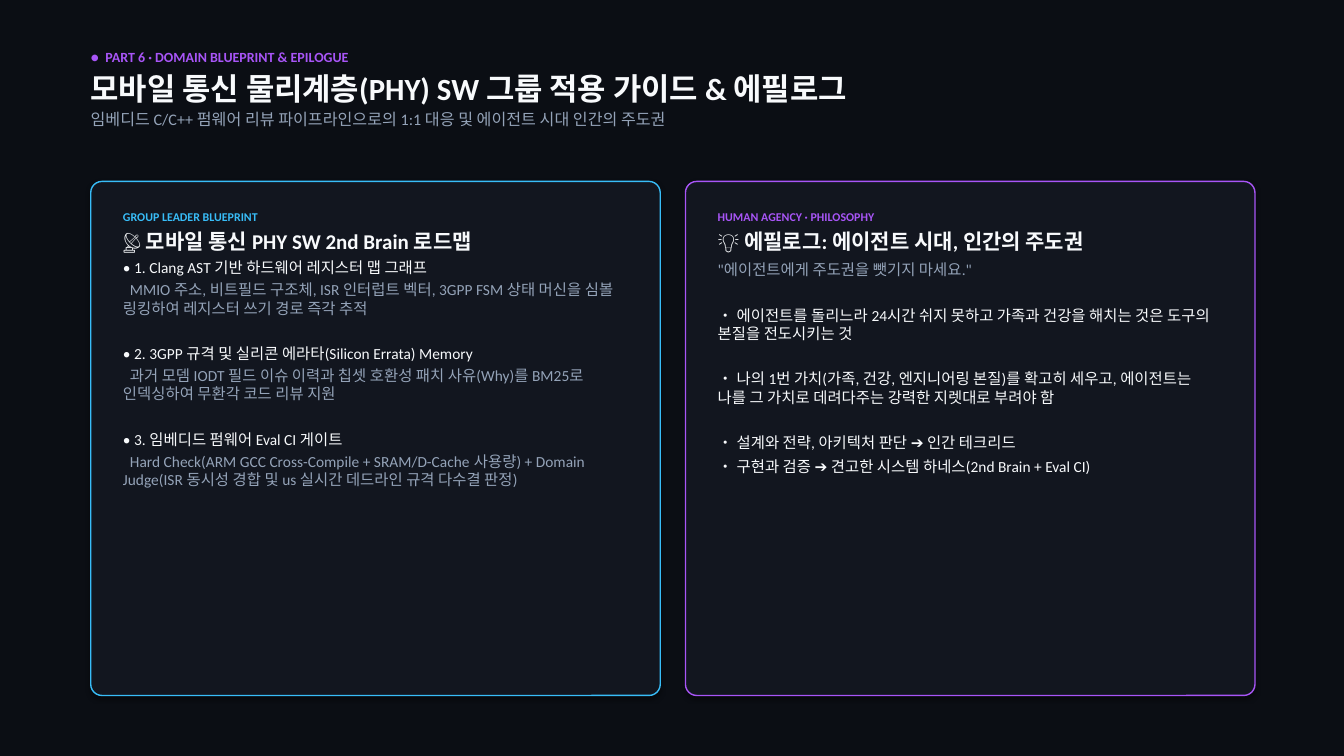
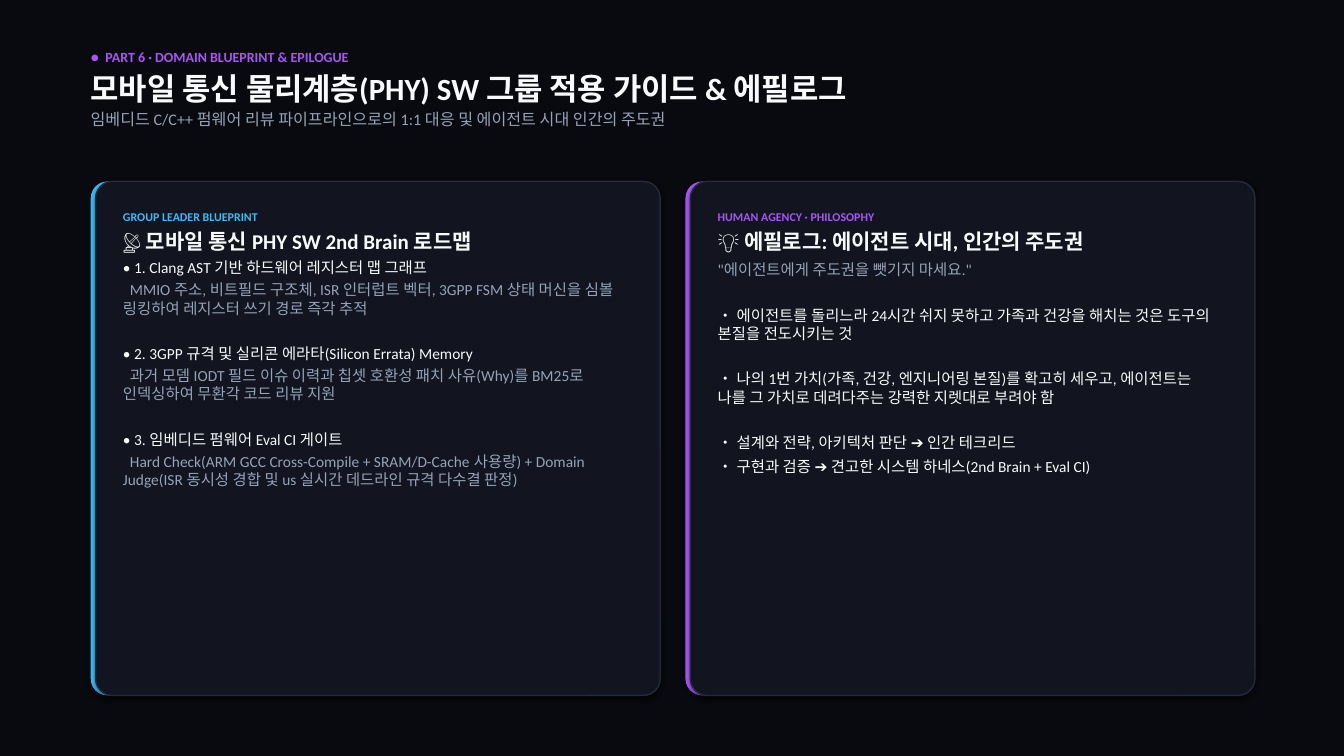
Before and after one commit to KIHOKIL/MyWiki, a slide deck: slide 8 of _sources/Study/AI-Lectures/실밸개발자/20261108_2ndBrain_and_Eval/08_Bento_Grid_Presentation.pptx. Drawn at 1344x756 pixels with LibreOffice and Linux fonts; fonts in the diff are those of the drawing. Boxes give left, top, right and bottom in pixels: in the first picture for what was removed or moved away, otherwise in the second. Text is boxed around its words. In the diff, an @@ line names an element or a change of style, - is before the commit and + after.

Commit message:
style(presentation): implement CSS-like curved top/left Bento accent borders via concentric rounded shapes

```diff
--- a/_sources/Study/AI-Lectures/실밸개발자/20261108_2ndBrain_and_Eval/08_Bento_Grid_Presentation.pptx
+++ b/_sources/Study/AI-Lectures/실밸개발자/20261108_2ndBrain_and_Eval/08_Bento_Grid_Presentation.pptx
@@ rectangle at bbox=[0, 0, 1344, 756]: fill #0B0E14 to #090A0F @@
@@ rounded rectangle at bbox=[91, 181, 660, 696]: fill #12161F to #38BDF8; outline #38BDF8 1 pt to none; proportions changed @@
@@ rounded rectangle added at bbox=[96, 181, 660, 696], fill #12151F, outline #242A3A 1 pt @@
@@ rounded rectangle at bbox=[686, 181, 1255, 696]: fill #12161F to #A855F7; outline #A855F7 1 pt to none; proportions changed @@
@@ rounded rectangle added at bbox=[691, 181, 1255, 696], fill #12151F, outline #242A3A 1 pt @@
```
Also in this commit, not shown: 7 other slides changed, 9 other files.
